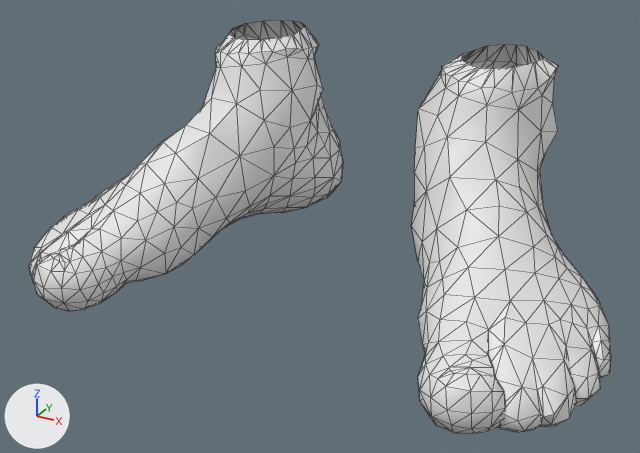
The glTF model game/assets/characters/hero/wear/_under_feet.glb as it was, and as the next commit left it.
Both versions are drawn from a 50 mm camera at (0.292, -0.593, 0.315) aimed at (0.001, -0.065, 0.05). Every picture has the same lights, and +X, +Y and +Z are marked at lower left. The picture after the commit comes second. Mesh edges are drawn as thin lines. Vertices at exactly the same position are counted once.

Names of what the first picture shows: 'wear_L', 'wear_R'.
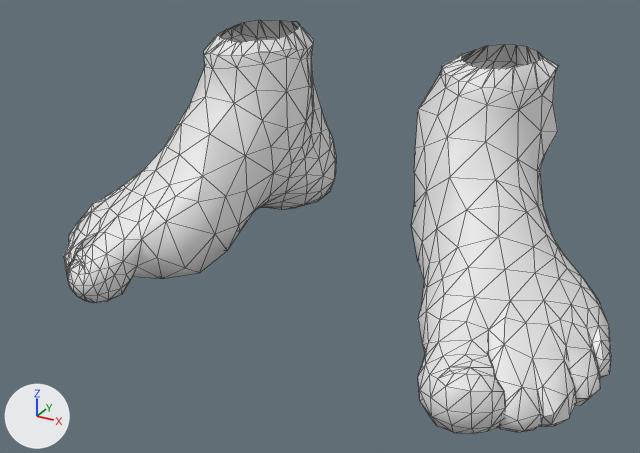
The newer file adds a shape key; the second version is drawn at full value of the shape key 'female' of 'wear_R', and the change is written as the vertex moves it makes.

What differs and where, as boxes (x1, y1, x2, y2) in the pictures (640 x 453 px):
```json
{"object": "wear_R", "change": "reshaped", "before": [29, 20, 344, 311], "after": [63, 20, 337, 303], "on screen": "13% narrower"}
```

The change, as JSON lines over the scene's bpy script:
```json
{"block": "me_wear_r", "where": "# used by ob_wear_r; location = (0.0, 0.0, 0.0)"}
{"op": "remove", "block": "me_wear_r", "code": "me_wear_r.from_pydata(...)  # 430 vertices, 829 faces; spans x -0.223..-0.041, y -0.194..0.092, z -0.008..0.171"}
{"op": "add", "block": "me_wear_r", "code": "me_wear_r.from_pydata(...)  # 430 vertices, 829 faces; spans x -0.2..-0.051, y -0.175..0.095, z -0.006..0.172"}
{"block": "me_wear_r", "change": "me_wear_r part 1: 430 of 430 vertices moved; they spanned x -0.223..-0.041, y -0.194..0.092, z -0.008..0.171 and now span x -0.2..-0.051, y -0.175..0.095, z -0.006..0.172; mean shift (0.004, 0.002, 0.001)"}
```
